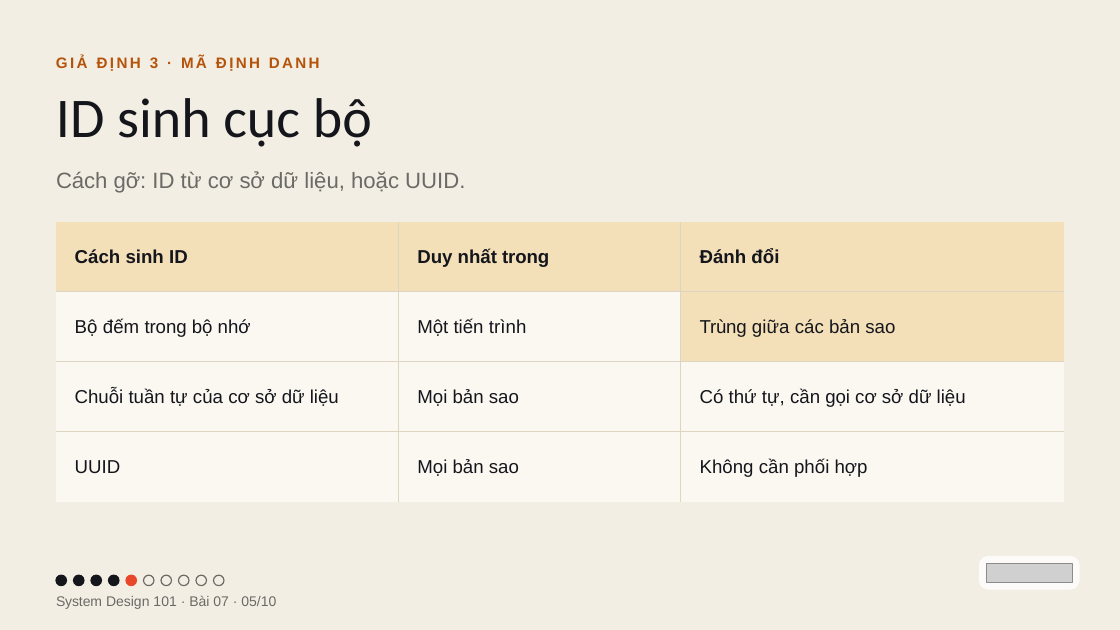
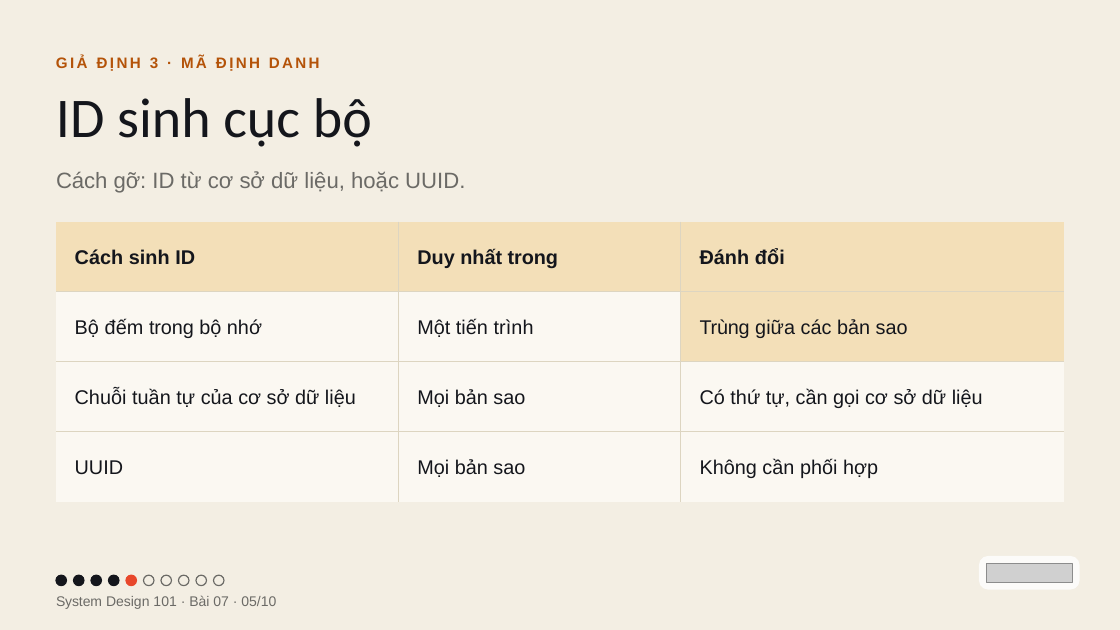
Before and after one commit to vohoailinh90/tool-marketing-studio, a slide deck: slide 5 of system-design-101/vi/lessons/sd-13-007/slides/sd-13-007.pptx. Drawn at 1120x630 pixels with LibreOffice and Linux fonts; fonts in the diff are those of the drawing; grey boxes stand for pictures. Boxes give left, top, right and bottom in pixels: in the first picture for what was removed or moved away, otherwise in the second. Text is boxed around its words. In the diff, an @@ line names an element or a change of style, - is before the commit and + after.

```diff
--- a/system-design-101/vi/lessons/sd-13-007/slides/sd-13-007.pptx
+++ b/system-design-101/vi/lessons/sd-13-007/slides/sd-13-007.pptx
@@ table at (x1=56, y1=222, x2=1064, y2=482) @@
@@ size 24 to 25.5 pt @@
@@ letter spacing 0 to 0.1 pt in "Cách" @@
@@ letter spacing -0.1 to -0.2 pt in "trong" @@
@@ letter spacing -0.3 to -0.4 pt in "Trùng" @@
@@ line spacing 28.8pt to 30.6pt @@
```
Also in this commit, not shown: 1 other file.
